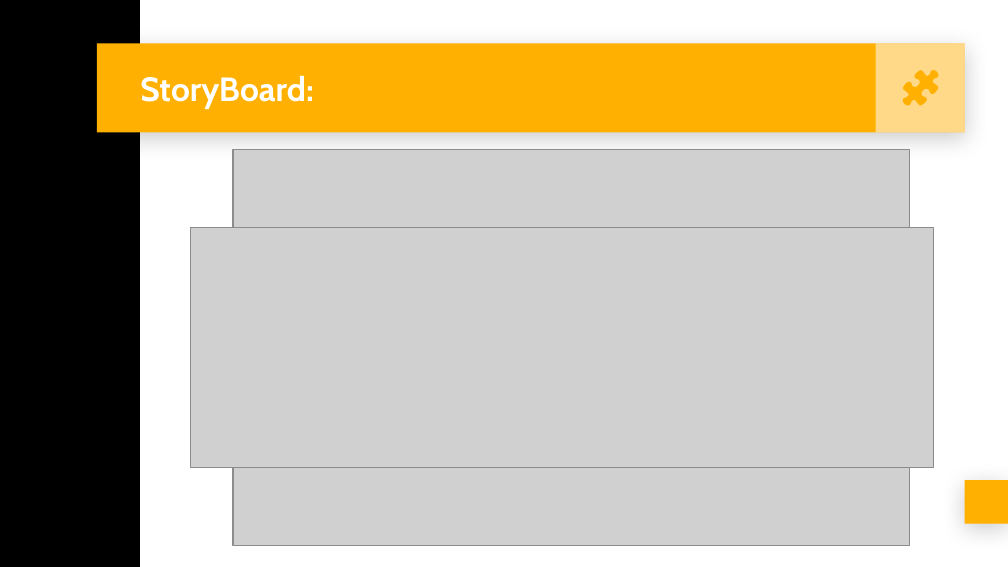
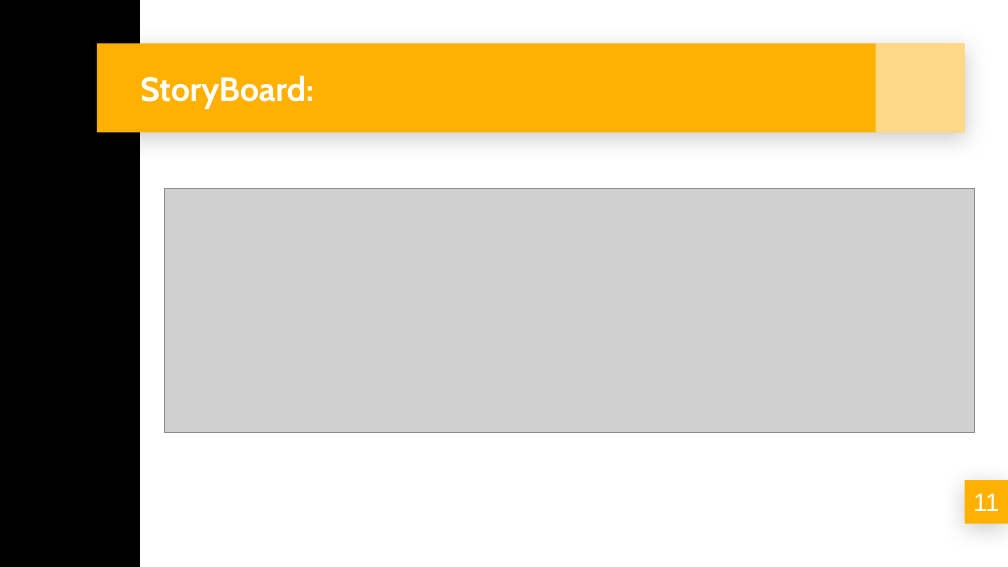
Before and after one commit to llmel/projeto2, a slide deck: slide 11 of documentacao/Slide/Slides Banca TCM.pptx. Drawn at 1008x567 pixels with LibreOffice and Linux fonts; fonts in the diff are those of the drawing; grey boxes stand for pictures. Boxes give left, top, right and bottom in pixels: in the first picture for what was removed or moved away, otherwise in the second. Text is boxed around its words. In the diff, an @@ line names an element or a change of style, - is before the commit and + after.

```diff
--- a/documentacao/Slide/Slides Banca TCM.pptx
+++ b/documentacao/Slide/Slides Banca TCM.pptx
@@ freeform shape removed at (903,71,938,106) @@
@@ picture removed at (233,149,909,545) @@
@@ picture at (165,189,974,433): rotation 0 to 270 degrees @@
@@ text added at (973,493,999,511), 18 pt, text #FFFFFF @@
+11
```
Also in this commit, not shown: 11 other slides changed, 4 slides added, 4 slides removed.
